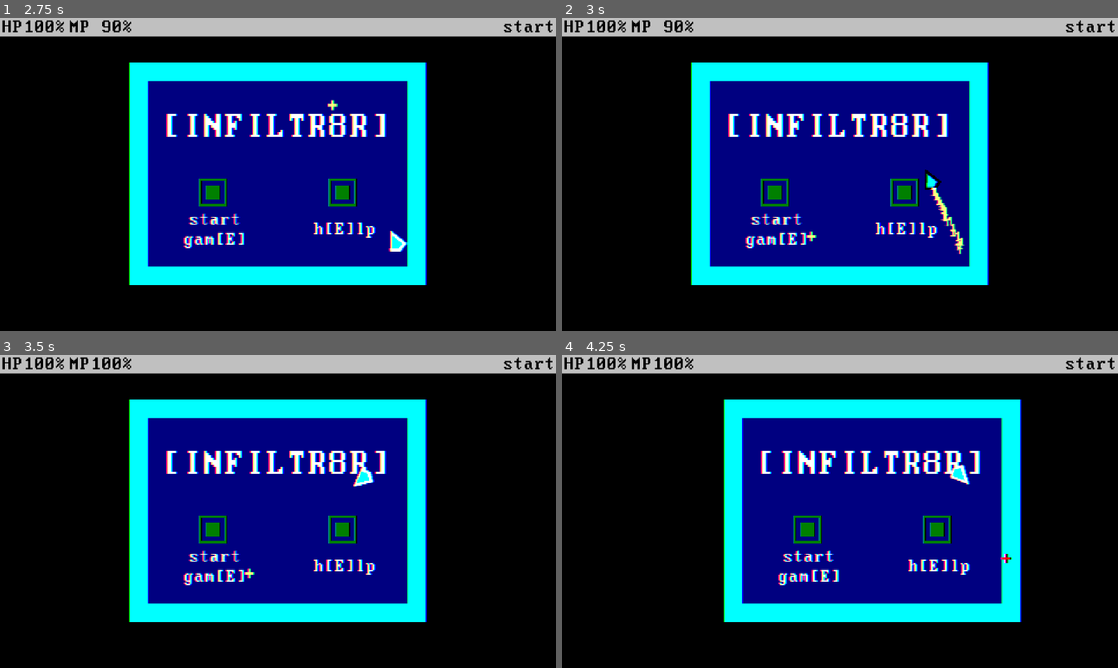
Above: before the commit, frames 1-4 (two rows, left to right).
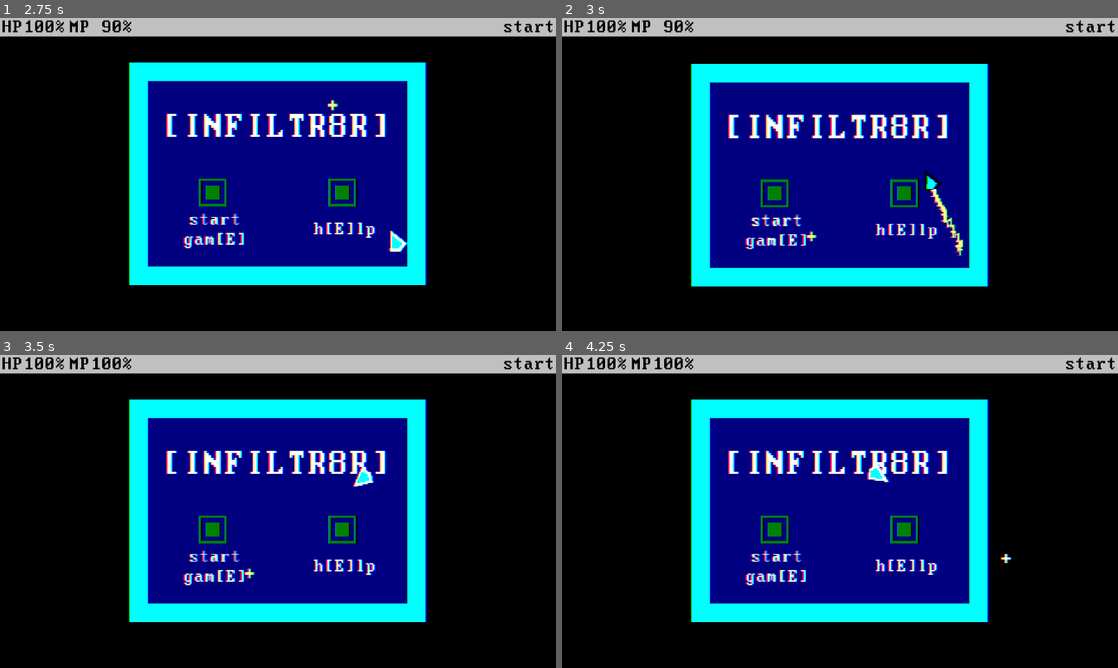
Above: after the commit, the same moments.

Repository: SnappyDragon64/INFILTR8R
Game: Godot game, scene res://main.tscn
Same seed, same stepped clock (60 frames per second), same inputs: the game is played once before the commit and once after it.
Inputs (mouse positions are in pixels of both pictures, inside the frame that each line leads up to):
- Up to frame 1 (2.75 s): tap Enter at 0.5 s; move the mouse to (400, 158) at 0.52 s; hold D (move_right) 0.53-1.28 s; tap Space (dash) at 0.6 s; move the mouse to (166, 190) at 1.27 s; hold S (move_down) 1.28-2.03 s; right-click (166, 190) at 1.35 s; move the mouse to (333, 105) at 2.02 s; hold D (move_right) from 2.03 s (still down); hold E (interact) from 2.03 s (still down)
- Up to frame 2 (3 s): tap Space (dash) at 2.75 s; move the mouse to (812, 237) at 2.77 s; release D (move_right) at 2.78 s; release E (interact) at 2.78 s; hold W (move_up) from 2.78 s (still down); tap Middle mouse button (peek, bound only after the commit) at 2.85 s
- Up to frame 3 (3.5 s): keep holding W (move_up)
- Up to frame 4 (4.25 s): move the mouse to (1006, 558) at 3.52 s; release W (move_up) at 3.53 s; hold A (move_left) from 3.53 s (still down); hold Ctrl (peek, bound only before the commit) from 3.53 s (still down); tap F1 (shift) at 4.15 s

Frame 1 is identical in both runs. In frame 2, 2.8% of the frame differs, in the area x 23-77%, y 14-86%; in frame 3, 0.2%; in frame 4, 17%, in the area x 23-83%, y 14-86%.

Commit message:
Changed peek controls

Diff:
--- a/project.godot
+++ b/project.godot
@@ -129,8 +129,8 @@
 }
 peek={
 "deadzone": 0.5,
-"events": [Object(InputEventKey,"resource_local_to_scene":false,"resource_name":"","device":-1,"window_id":0,"alt_pressed":false,"shift_pressed":false,"ctrl_pressed":false,"meta_pressed":false,"pressed":false,"keycode":0,"physical_keycode":4194326,"key_label":0,"unicode":0,"echo":false,"script":null)
-, Object(InputEventJoypadMotion,"resource_local_to_scene":false,"resource_name":"","device":-1,"axis":4,"axis_value":1.0,"script":null)
+"events": [Object(InputEventJoypadMotion,"resource_local_to_scene":false,"resource_name":"","device":-1,"axis":4,"axis_value":1.0,"script":null)
+, Object(InputEventMouseButton,"resource_local_to_scene":false,"resource_name":"","device":-1,"window_id":0,"alt_pressed":false,"shift_pressed":false,"ctrl_pressed":false,"meta_pressed":false,"button_mask":0,"position":Vector2(0, 0),"global_position":Vector2(0, 0),"factor":1.0,"button_index":3,"canceled":false,"pressed":false,"double_click":false,"script":null)
 ]
 }
 shift={
Not shown, changed: README.md
